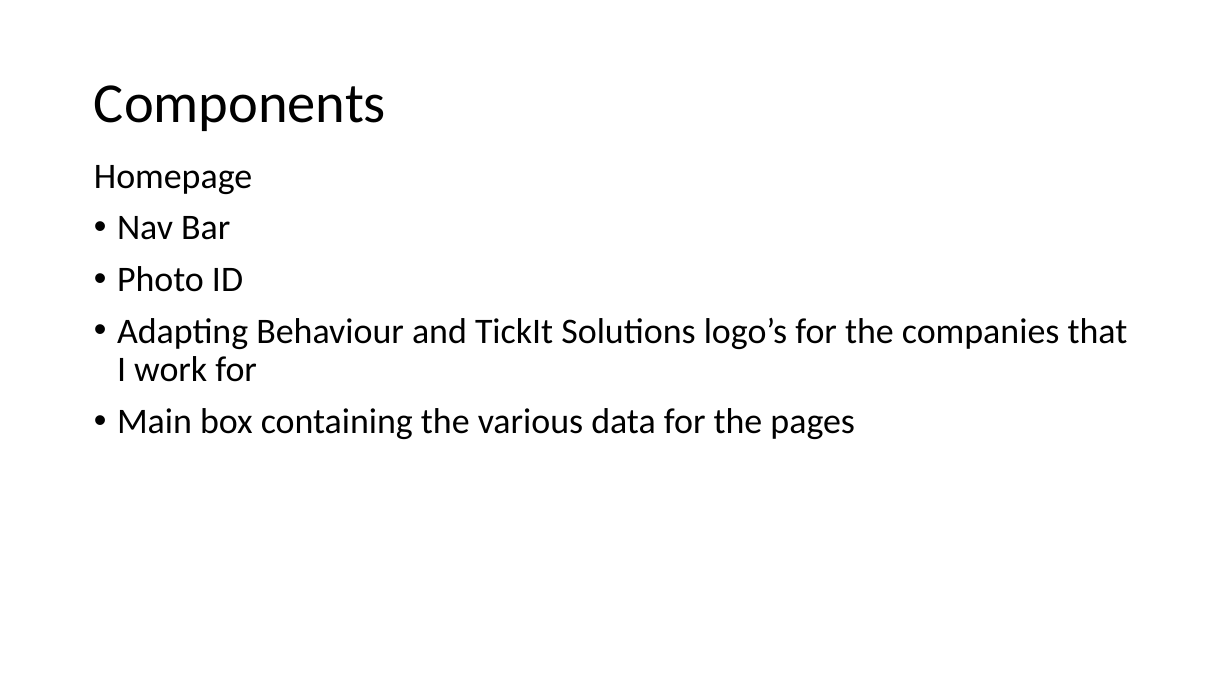
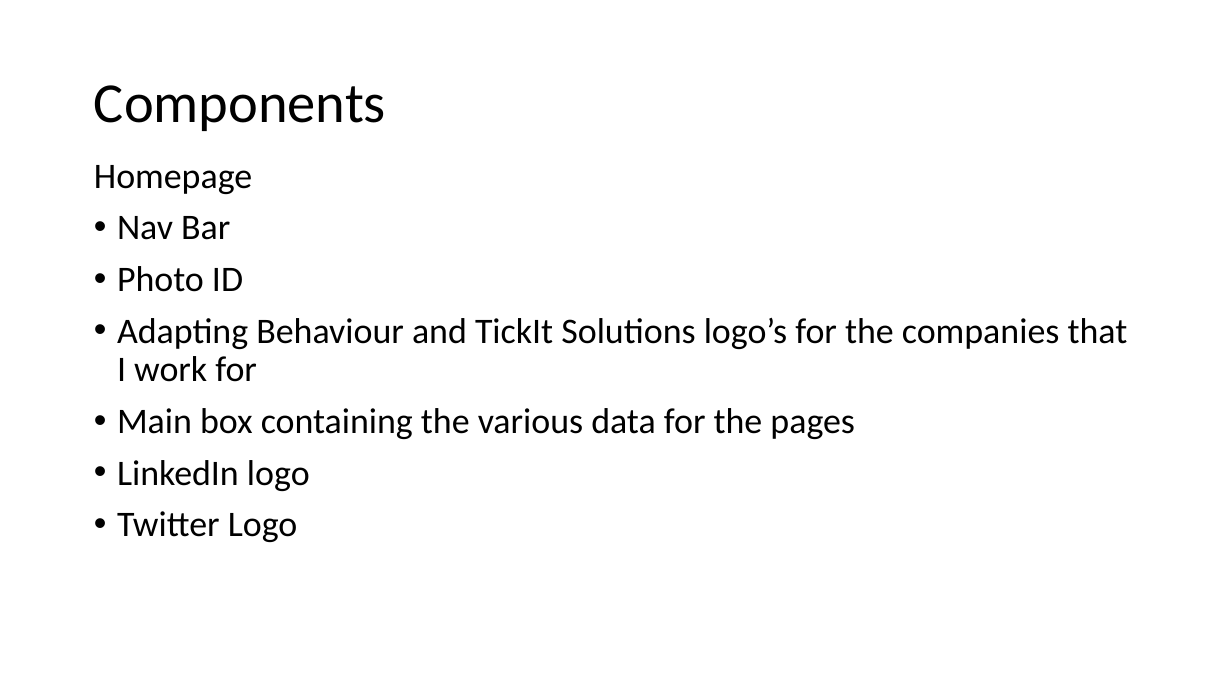
Before and after one commit to NekoUnborn/AndrewDuggan_T1A2, a slide deck: slide 8 of AndrewDuggan_T1A2_Pres.pptx. Drawn at 1232x693 pixels with LibreOffice and Linux fonts; fonts in the diff are those of the drawing. Boxes give left, top, right and bottom in pixels: in the first picture for what was removed or moved away, otherwise in the second. Text is boxed around its words. In the diff, an @@ line names an element or a change of style, - is before the commit and + after.

```diff
--- a/AndrewDuggan_T1A2_Pres.pptx
+++ b/AndrewDuggan_T1A2_Pres.pptx
@@ text at (117,460,310,542): paragraphs added @@
+• LinkedIn logo
+• Twitter Logo
```
Also in this commit, not shown: 4 other slides changed, 9 other files.
